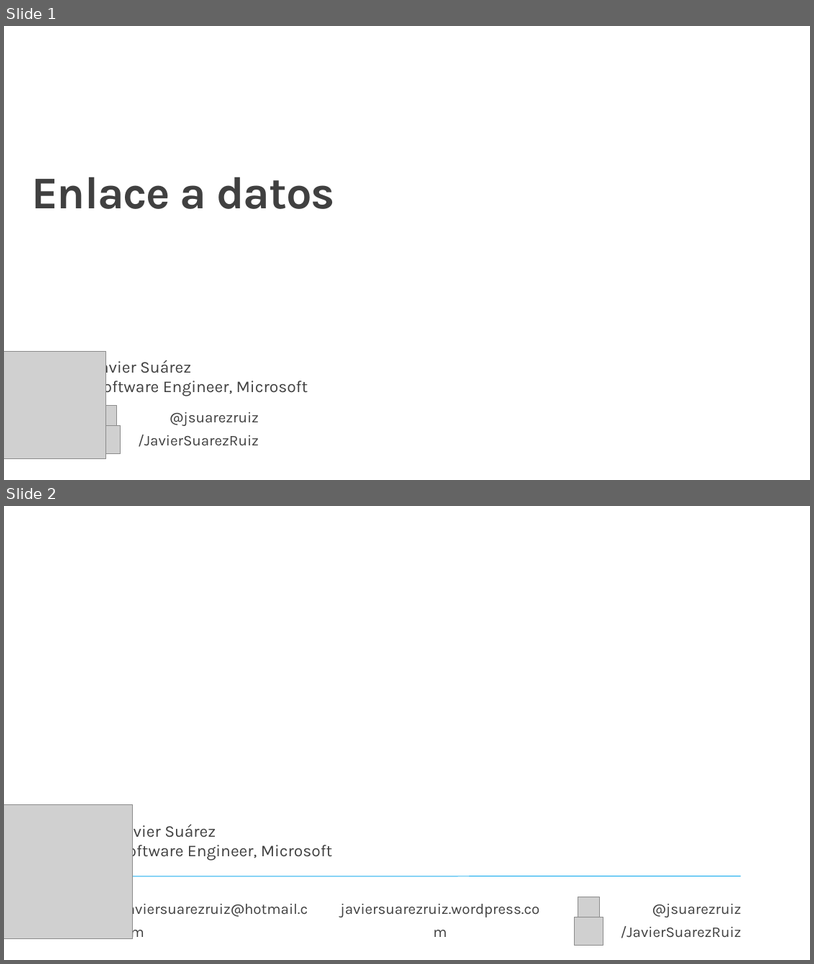
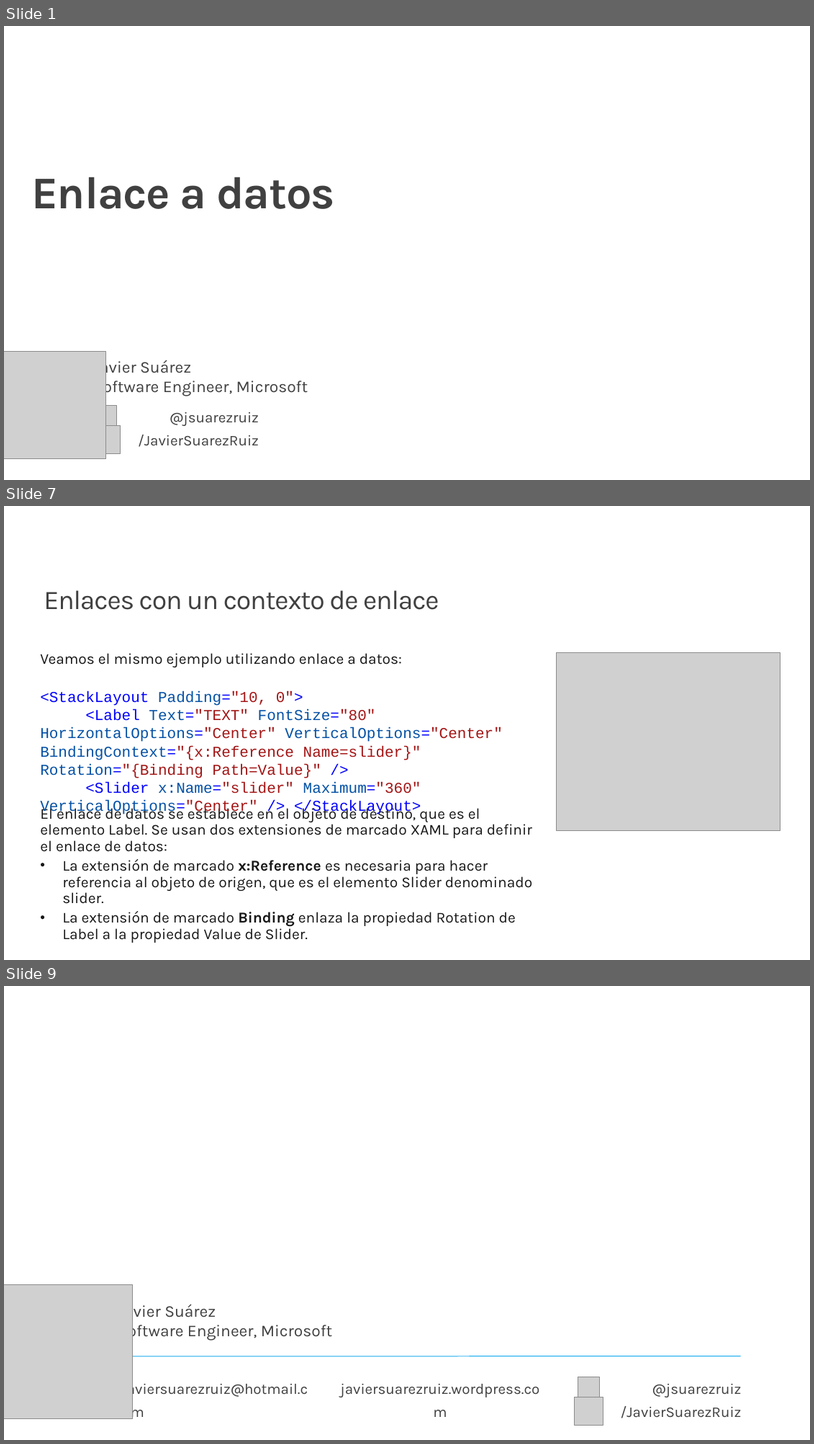
Before and after one commit to jsuarezruiz/taller-dotnet-maui, a slide deck: Bloque 6 - MVVM/Taller19 - DataBinding.pptx. Shown one above the other, each under a label of ours: slides 1 and 2 before the commit, slides 1, 7 and 9 after it; the slides between them are not shown. The pictures are 814x964 and 814x1444 pixels, drawn with LibreOffice and Linux fonts; fonts in the diff are those of the drawing; grey boxes stand for pictures; background and template pictures are left out. Boxes give left, top, right and bottom in pixels: in the first picture for what was removed or moved away, otherwise in the second. Text is boxed around its words. In the diff, an @@ line names an element or a change of style, - is before the commit and + after.

```diff
--- a/Bloque 6 - MVVM/Taller19 - DataBinding.pptx
+++ b/Bloque 6 - MVVM/Taller19 - DataBinding.pptx
@@ slide 7 added at (4,506,810,960), background #FFFFFF @@
@@ title added at (44,590,439,610), 32 pt, text #404040 @@
+Enlaces con un contexto de enlace
@@ text added at (40,653,532,942), 18 pt, text #171717 @@
+Veamos el mismo ejemplo utilizando enlace a datos:
+El enlace de datos se establece en el objeto de destino, que es el elemento Label. Se usan dos extensiones de marcado XAML para definir el enlace de datos:
+• La extensión de marcado x:Reference es necesaria para hacer referencia al objeto de origen, que es el elemento Slider denominado slider.
+• La extensión de marcado Binding enlaza la propiedad Rotation de Label a la propiedad Value de Slider.
@@ picture added at (557,652,781,831) @@
@@ text added at (40,691,502,793), 18 pt, text #0451A5 @@
+<StackLayout Padding="10, 0">
+<Label Text="TEXT" FontSize="80" HorizontalOptions="Center" VerticalOptions="Center" BindingContext="{x:Reference Name=slider}" Rotation="{Binding Path=Value}" />
+<Slider x:Name="slider" Maximum="360" VerticalOptions="Center" /> </StackLayout>
@@ what was slide 2 is now slide 9 @@
```
Also in this commit, not shown: 6 other slides added, 3 other files.
